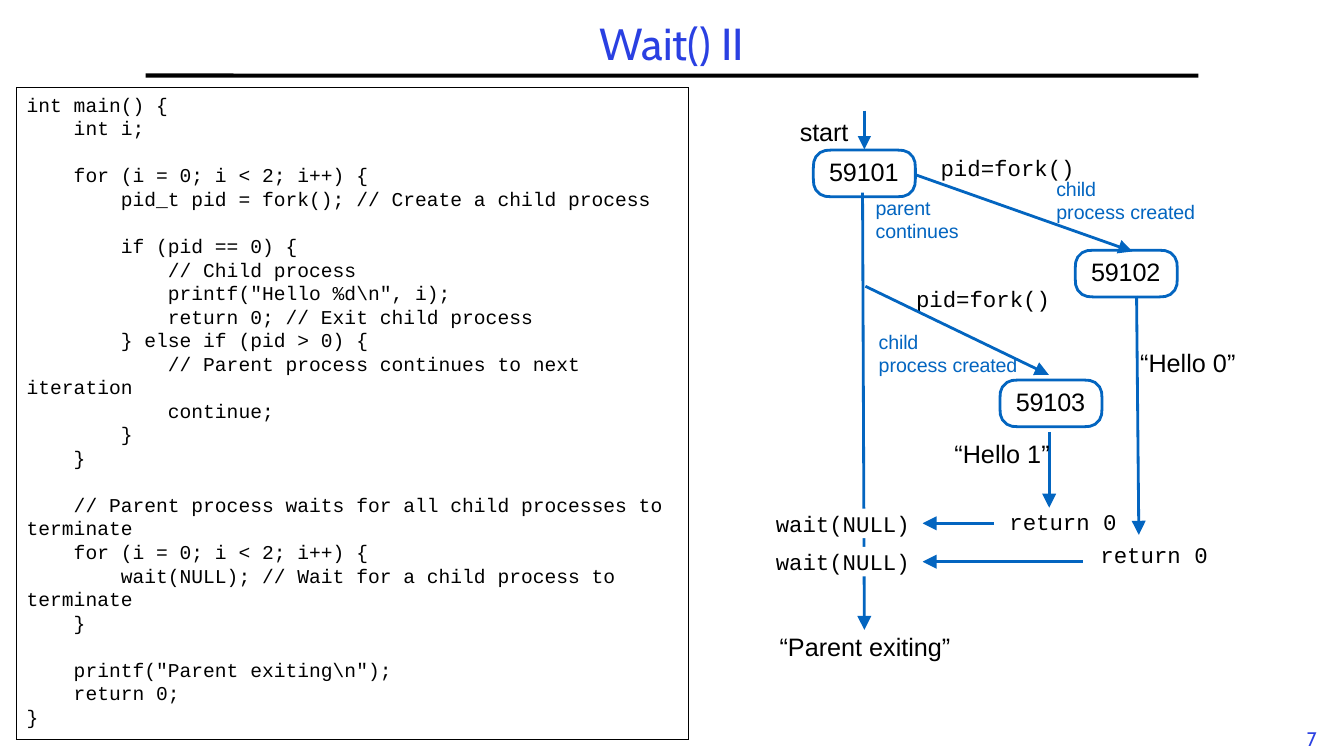
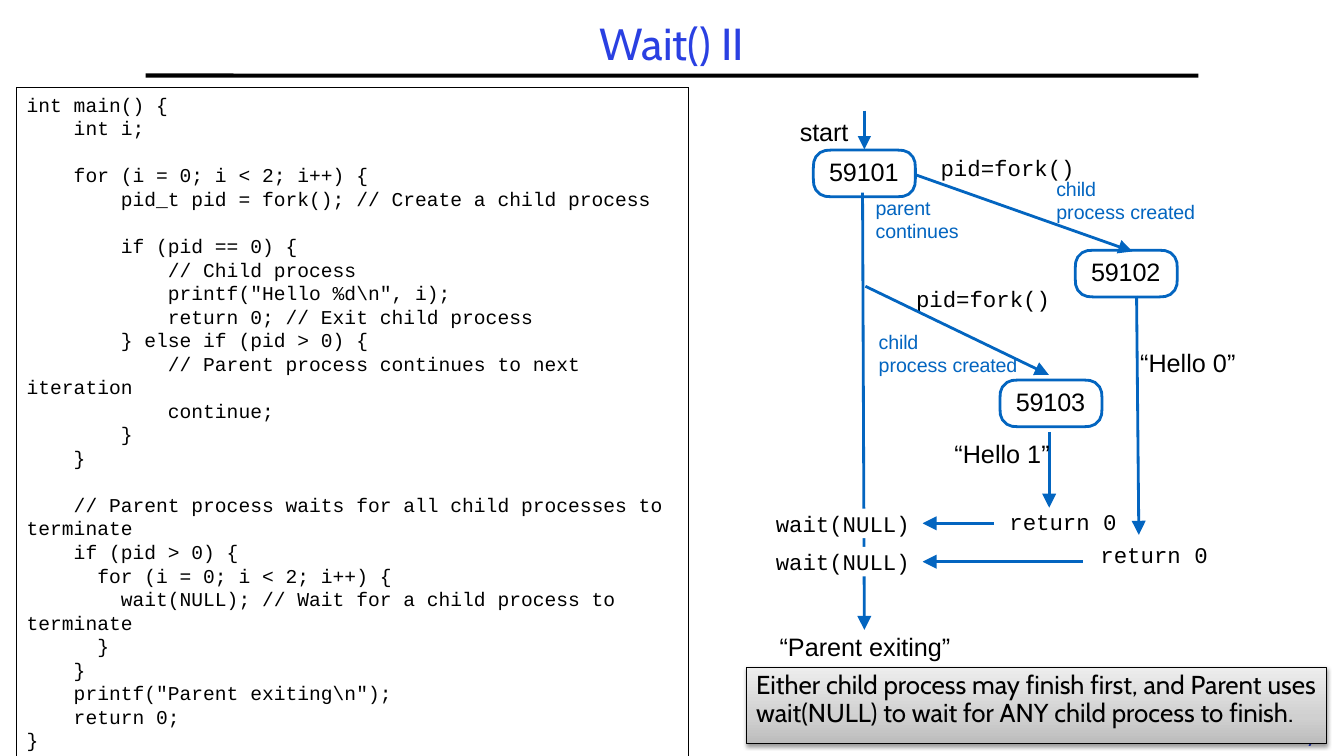
Before and after one commit to guhofstra/CSC256Fa25, a slide deck: slide 7 of PPTs/L2-Exercises ANS.pptx. Drawn at 1344x756 pixels with LibreOffice and Linux fonts; fonts in the diff are those of the drawing. Boxes give left, top, right and bottom in pixels: in the first picture for what was removed or moved away, otherwise in the second. Text is boxed around its words. In the diff, an @@ line names an element or a change of style, - is before the commit and + after.

```diff
--- a/PPTs/L2-Exercises ANS.pptx
+++ b/PPTs/L2-Exercises ANS.pptx
@@ text in rectangle at (17, 88, 689, 756): paragraph added @@
+}
@@ rectangle "int main() {": place and size @@
-rectangle "int main() {" at (17, 88, 689, 739)
+rectangle "int main() {" at (17, 88, 689, 756)
@@ text in rectangle at (74, 545, 215, 563): paragraph added @@
+if (pid > 0) {
@@ text added at (756, 674, 1316, 728), 18.5 pt, text #000000 @@
+Either child process may finish first, and Parent uses wait(NULL) to wait for ANY child process to finish.
```
Also in this commit, not shown: 1 other slide changed, 2 other files.
